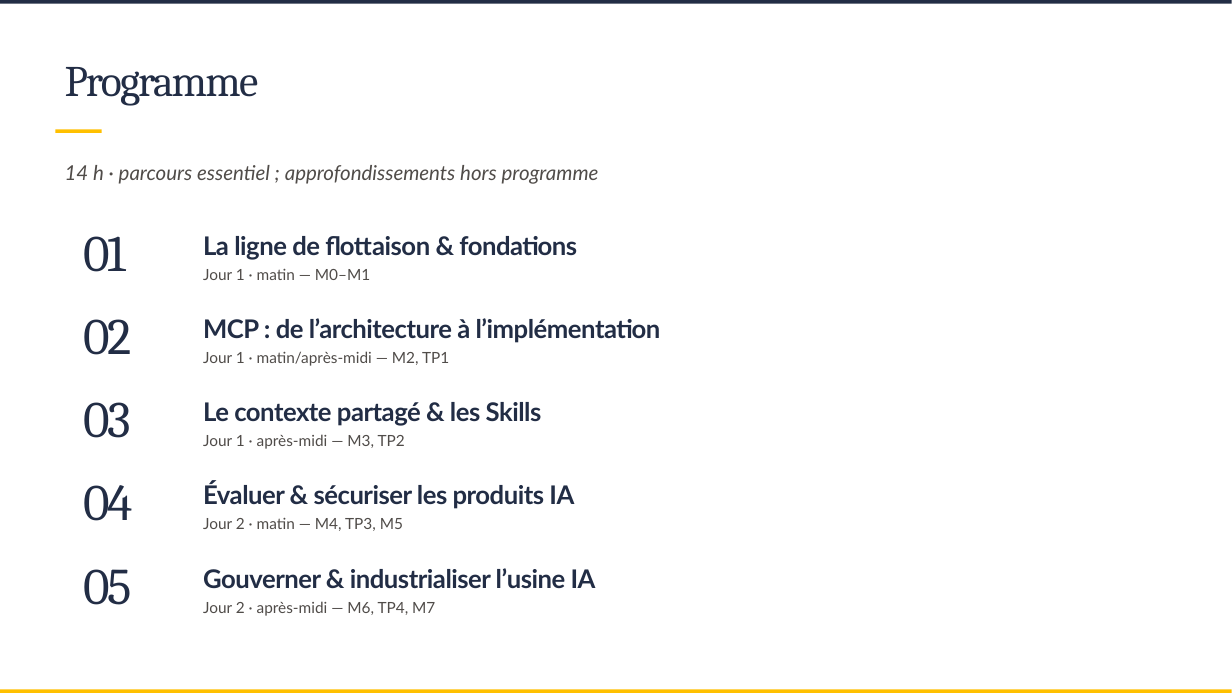
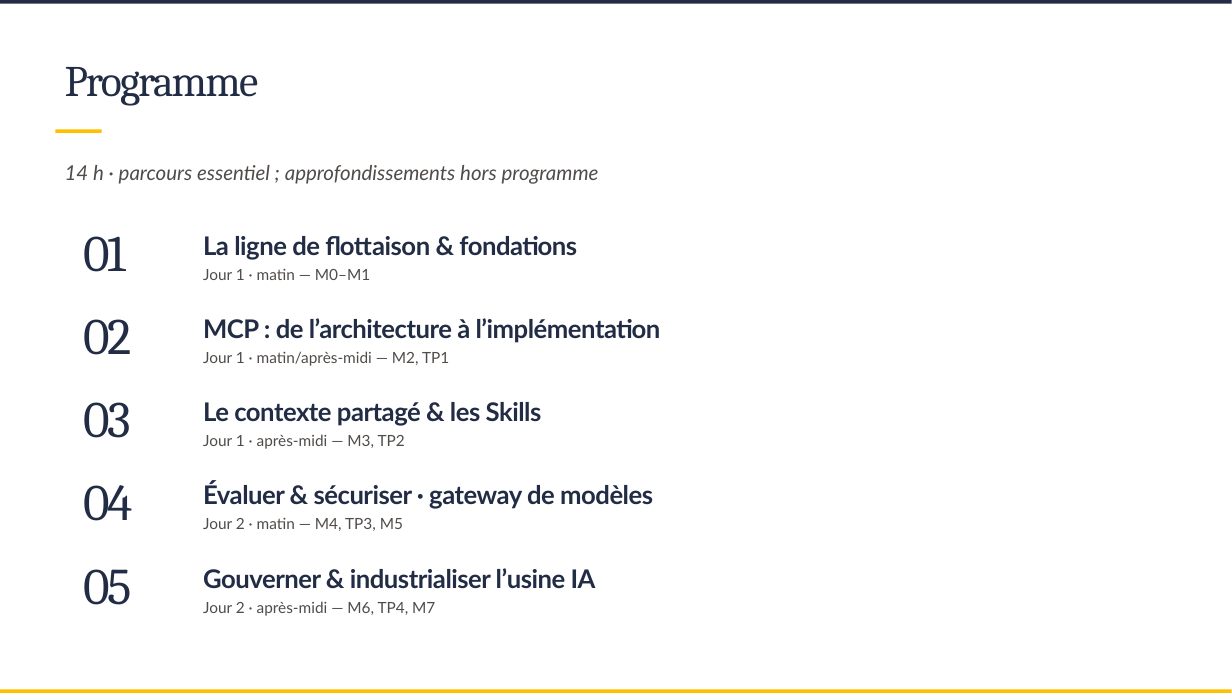
Before and after one commit to SCIAM-FR/formation-ia, a slide deck: slide 2 of slides/Support_formation_SCIAM.pptx. Drawn at 1232x693 pixels with LibreOffice and Linux fonts; fonts in the diff are those of the drawing; background and template pictures are left out. Boxes give left, top, right and bottom in pixels: in the first picture for what was removed or moved away, otherwise in the second. Text is boxed around its words. In the diff, an @@ line names an element or a change of style, - is before the commit and + after.

```diff
--- a/slides/Support_formation_SCIAM.pptx
+++ b/slides/Support_formation_SCIAM.pptx
@@ text at [203,483,653,509]: text changed @@
-Évaluer & sécuriser les produits IA
+Évaluer & sécuriser · gateway de modèles
```
Also in this commit, not shown: 3 other slides changed, 3 slides added, 9 other files.
